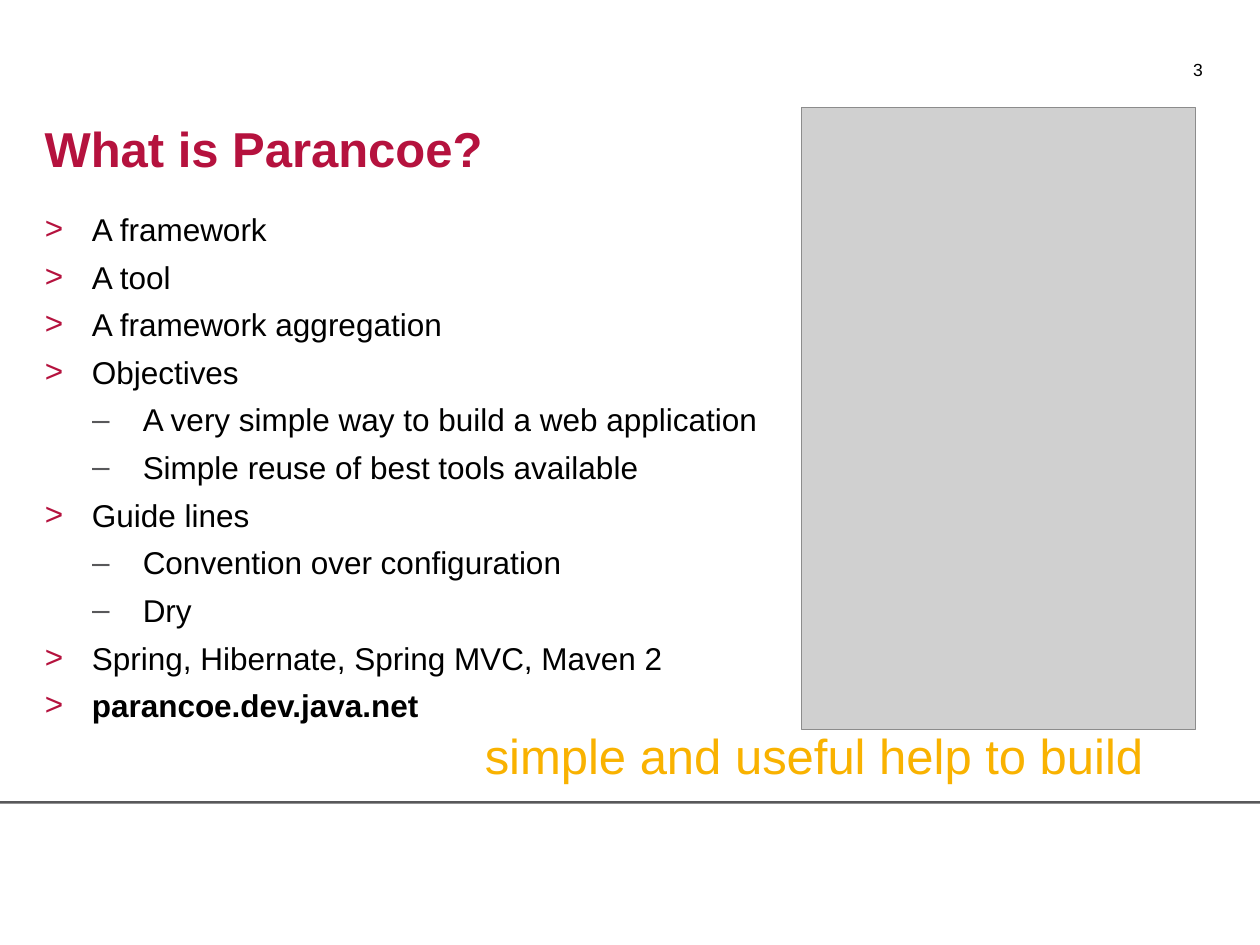
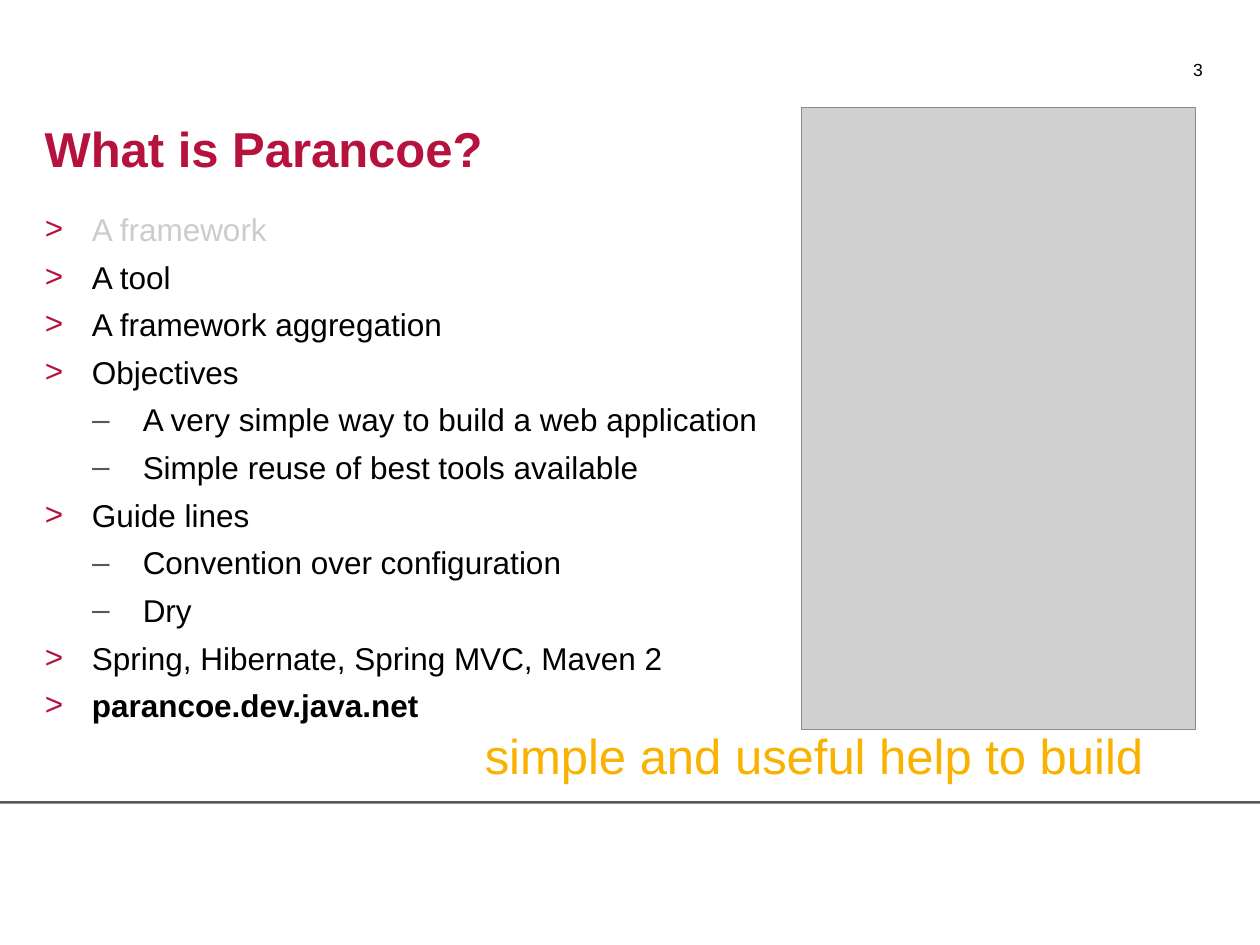
Before and after one commit to jugevents/jugevents, a slide deck: slide 3 of examples/jugevents/docs/Parancoe_JUGPadova.odp. Drawn at 1260x945 pixels with LibreOffice and Linux fonts; fonts in the diff are those of the drawing; grey boxes stand for pictures; background and template pictures are left out. Boxes give left, top, right and bottom in pixels: in the first picture for what was removed or moved away, otherwise in the second. Text is boxed around its words. In the diff, an @@ line names an element or a change of style, - is before the commit and + after.

```diff
--- a/examples/jugevents/docs/Parancoe_JUGPadova.odp
+++ b/examples/jugevents/docs/Parancoe_JUGPadova.odp
@@ text at (92, 218, 267, 241): text colour #000000 to #CCCCCC in "A framework" @@
```
Also in this commit, not shown: 1 other slide changed, 1 other file.
